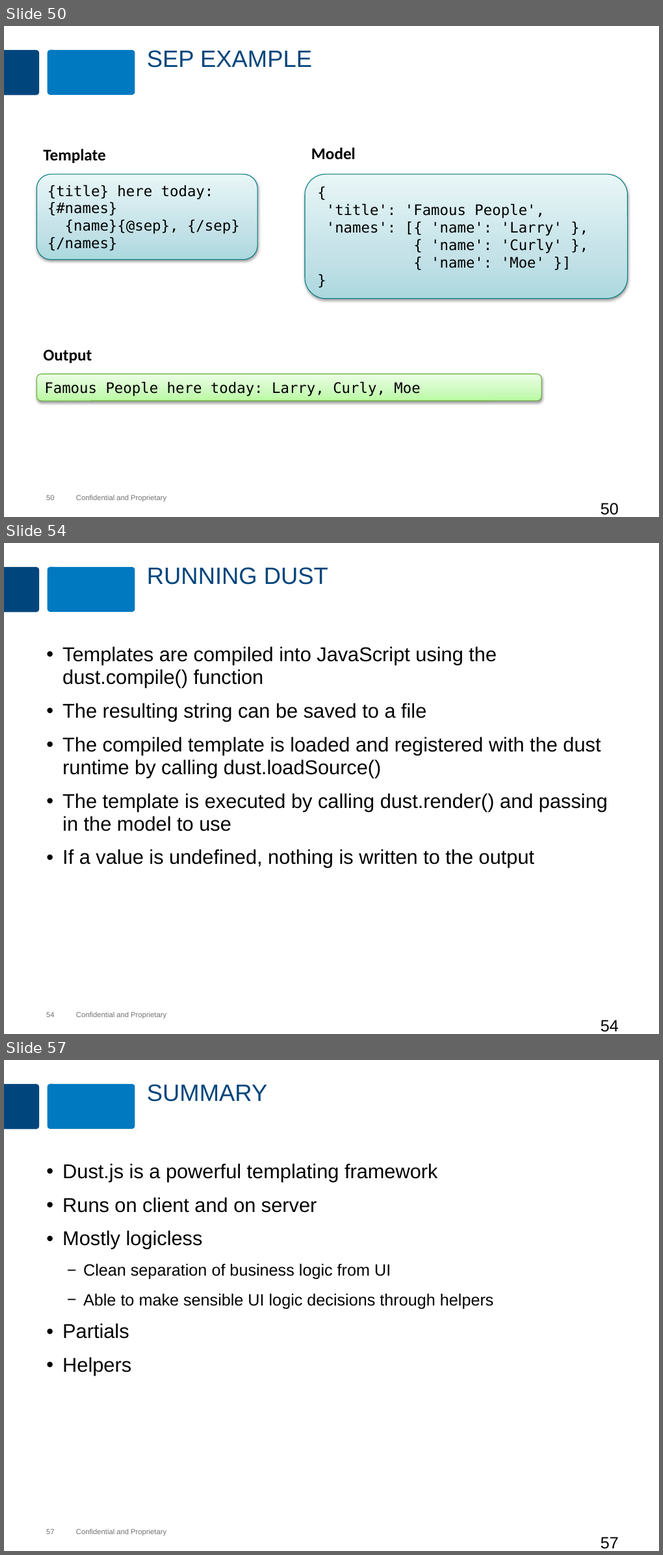
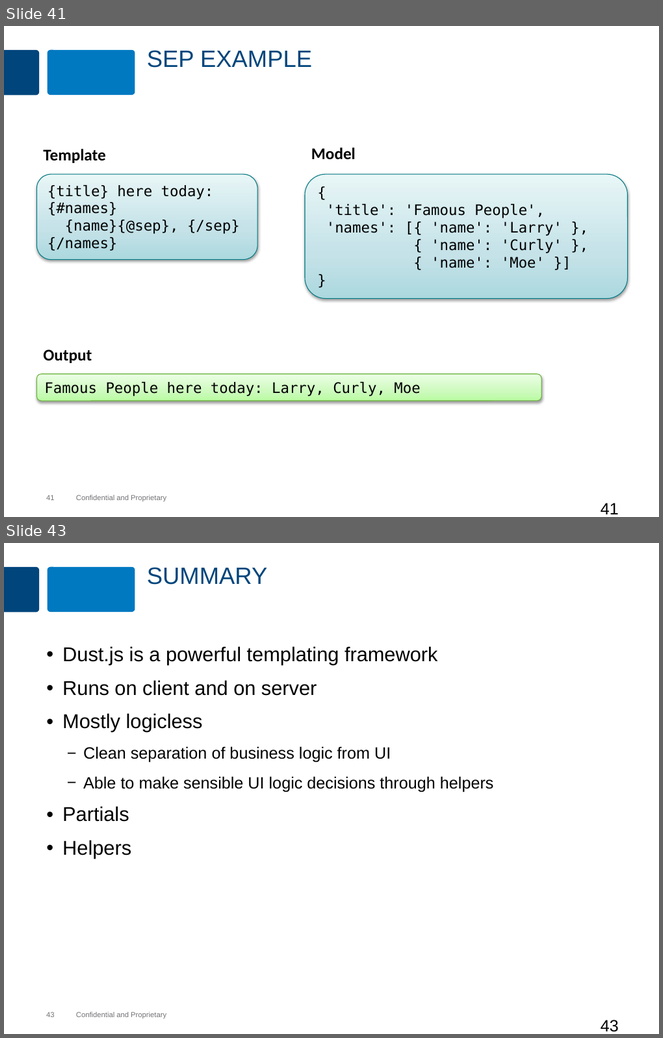
Before and after one commit to MaxMillington/nodePractice, a slide deck: node/lesson-83-dustjs/dustjs.pptx. Shown one above the other, each under a label of ours: slides 50, 54 and 57 before the commit, slides 41 and 43 after it; the slides between them are not shown. The pictures are 663x1555 and 663x1038 pixels, drawn with LibreOffice and Linux fonts; fonts in the diff are those of the drawing; background and template pictures are left out. Boxes give left, top, right and bottom in pixels: in the first picture for what was removed or moved away, otherwise in the second. Text is boxed around its words. In the diff, an @@ line names an element or a change of style, - is before the commit and + after.

Commit message:
Modified the ppt and lab instructions for Dust

```diff
--- a/node/lesson-83-dustjs/dustjs.pptx
+++ b/node/lesson-83-dustjs/dustjs.pptx
@@ slide 54 removed at (4, 543, 659, 1034), background #FFFFFF; not listed: 4 template elements that a slide beside it also shows @@
@@ title removed at (147, 567, 328, 585) @@
-RUNNING DUST
@@ text removed at (62, 646, 608, 868) @@
-• Templates are compiled into JavaScript using the dust.compile() function
-• The resulting string can be saved to a file
-• The compiled template is loaded and registered with the dust runtime by calling dust.loadSource()
-• The template is executed by calling dust.render() and passing in the model to use
-• If a value is undefined, nothing is written to the output
@@ page number removed at (601, 1020, 619, 1032) @@
-54
@@ what was slide 50 is now slide 41 @@
@@ page number at (46, 495, 54, 500): text changed @@
-50
+41
@@ page number at (601, 503, 619, 515): text changed @@
-50
+41
@@ what was slide 57 is now slide 43 @@
@@ page number at (46, 1012, 54, 1017): text changed @@
-57
+43
@@ page number at (601, 1020, 619, 1032): text changed @@
-57
+43
```
Also in this commit, not shown: 11 slides changed, 2 slides added, 15 other slides removed, 4 other files.
